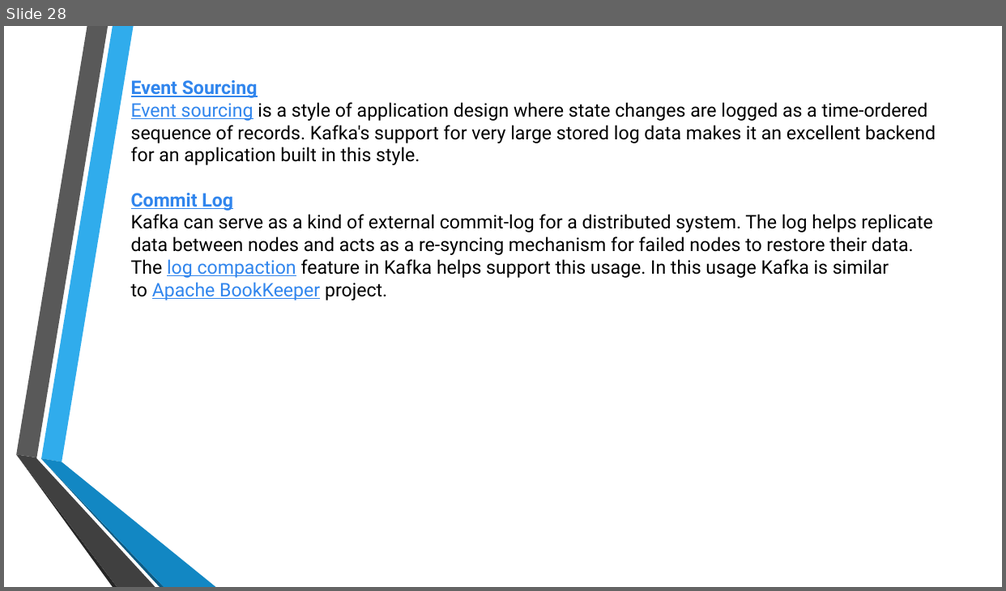
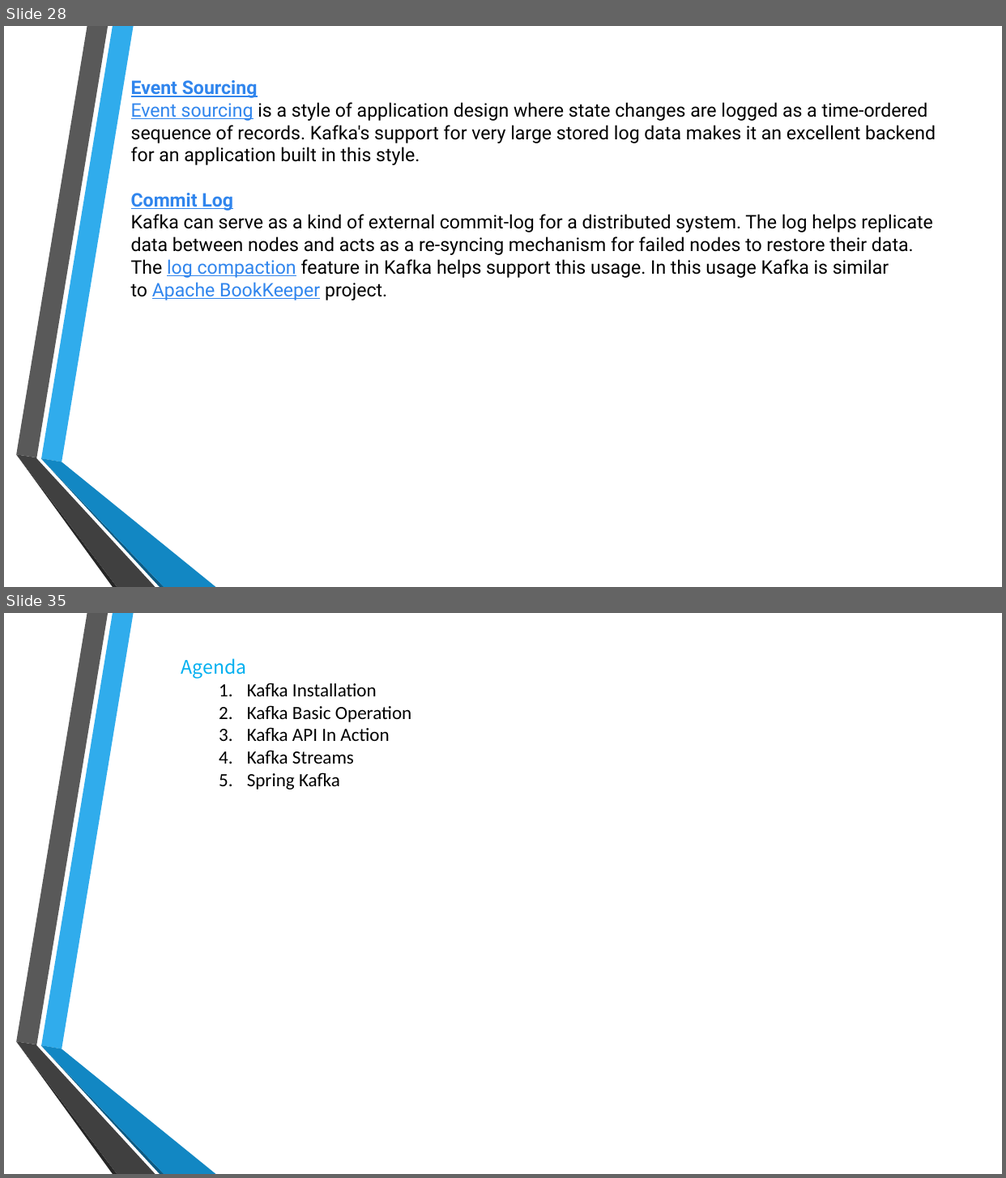
Before and after one commit to RobertLii/Tutorials, a slide deck: Kafka introduction.pptx. Shown one above the other, each under a label of ours: slide 28 before the commit, slides 28 and 35 after it; the slides between them are not shown. The pictures are 1006x591 and 1006x1178 pixels, drawn with LibreOffice and Linux fonts; fonts in the diff are those of the drawing; background and template pictures are left out. Boxes give left, top, right and bottom in pixels: in the first picture for what was removed or moved away, otherwise in the second. Text is boxed around its words. In the diff, an @@ line names an element or a change of style, - is before the commit and + after.

```diff
--- a/Kafka introduction.pptx
+++ b/Kafka introduction.pptx
@@ slide 35 added at (4,613,1002,1174), background picture (left out); not listed: 6 template elements that a slide beside it also shows @@
@@ text added at (181,658,411,790), 18 pt, text #000000 @@
+Agenda
+  1. Kafka Installation
+  2. Kafka Basic Operation
+  3. Kafka API In Action
+  4. Kafka Streams
+  5. Spring Kafka
```
Also in this commit, not shown: 2 slides changed, 35 other slides added.
